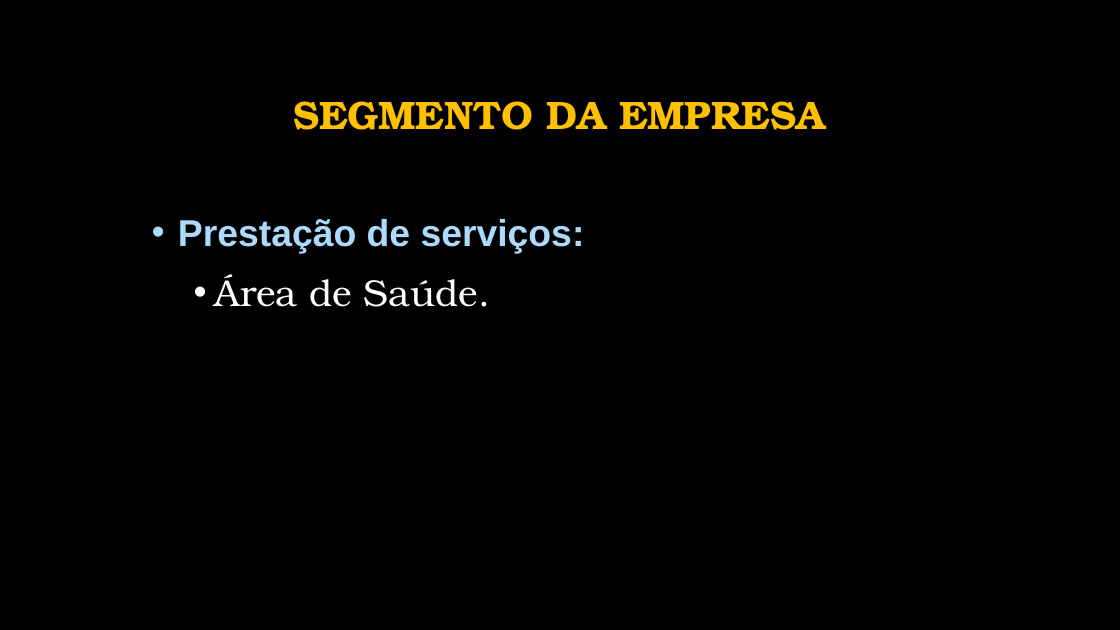
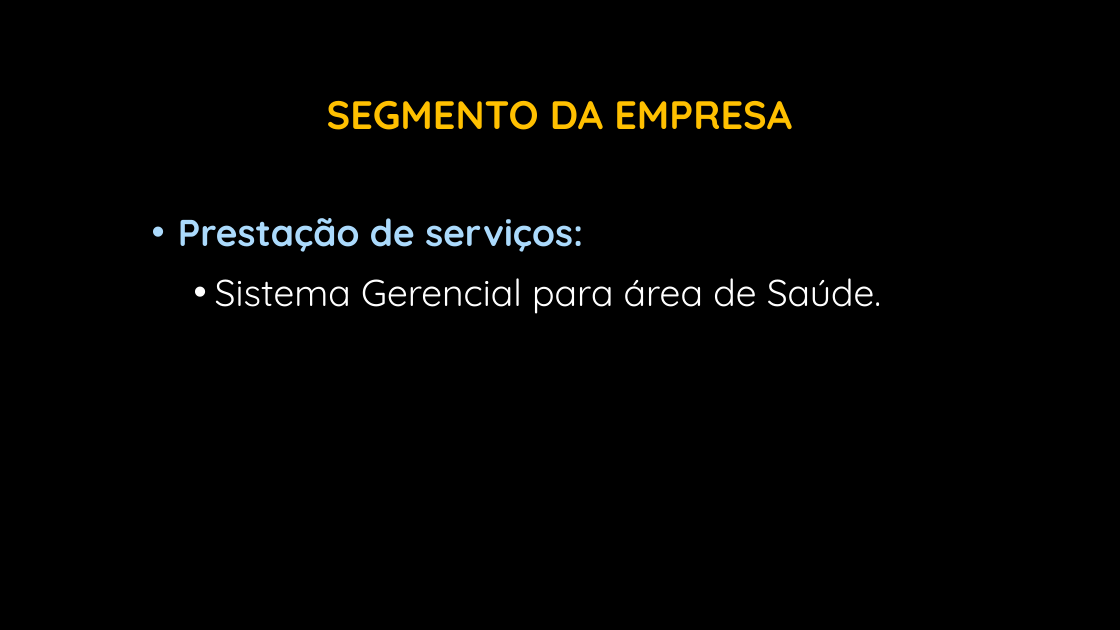
Before and after one commit to BrunoFelix/Restoran, a slide deck: slide 9 of Docs/Apresentação ANS Sistemas (Fundamentos da Gestao).pptx (slide 8 before the commit). Drawn at 1120x630 pixels with LibreOffice and Linux fonts; fonts in the diff are those of the drawing; background and template pictures are left out. Boxes give left, top, right and bottom in pixels: in the first picture for what was removed or moved away, otherwise in the second. Text is boxed around its words. In the diff, an @@ line names an element or a change of style, - is before the commit and + after.

```diff
--- a/Docs/Apresentação ANS Sistemas (Fundamentos da Gestao).pptx
+++ b/Docs/Apresentação ANS Sistemas (Fundamentos da Gestao).pptx
@@ title "SEGMENTO DA EMPRESA" at box(327, 101, 792, 130): font TeX Gyre Bonum to Quicksand @@
@@ text at box(178, 218, 583, 252): font Arial to Quicksand in "Prestação de serviços:" @@
@@ text at box(215, 278, 881, 314): text changed; font TeX Gyre Bonum to Quicksand @@
-  • Área de Saúde.
+  • Sistema Gerencial para área de Saúde.
```
Also in this commit, not shown: 20 other slides changed, 8 slides added, 3 slides removed.
